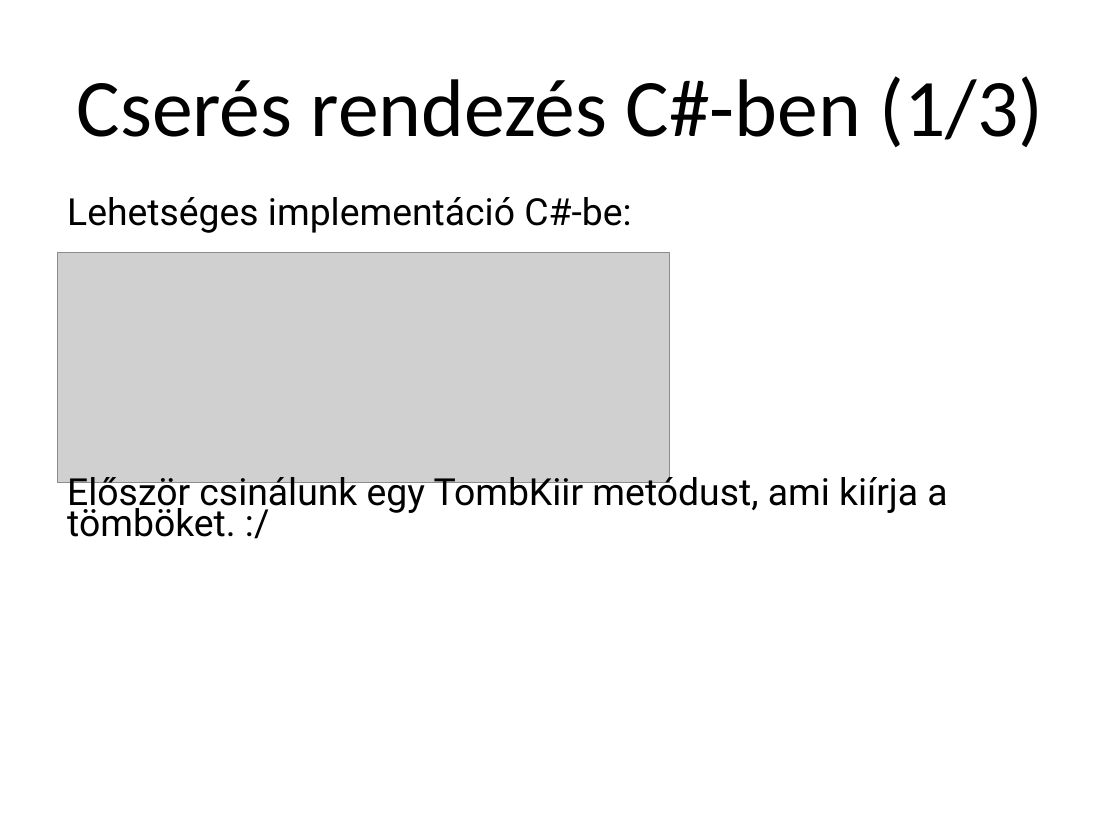
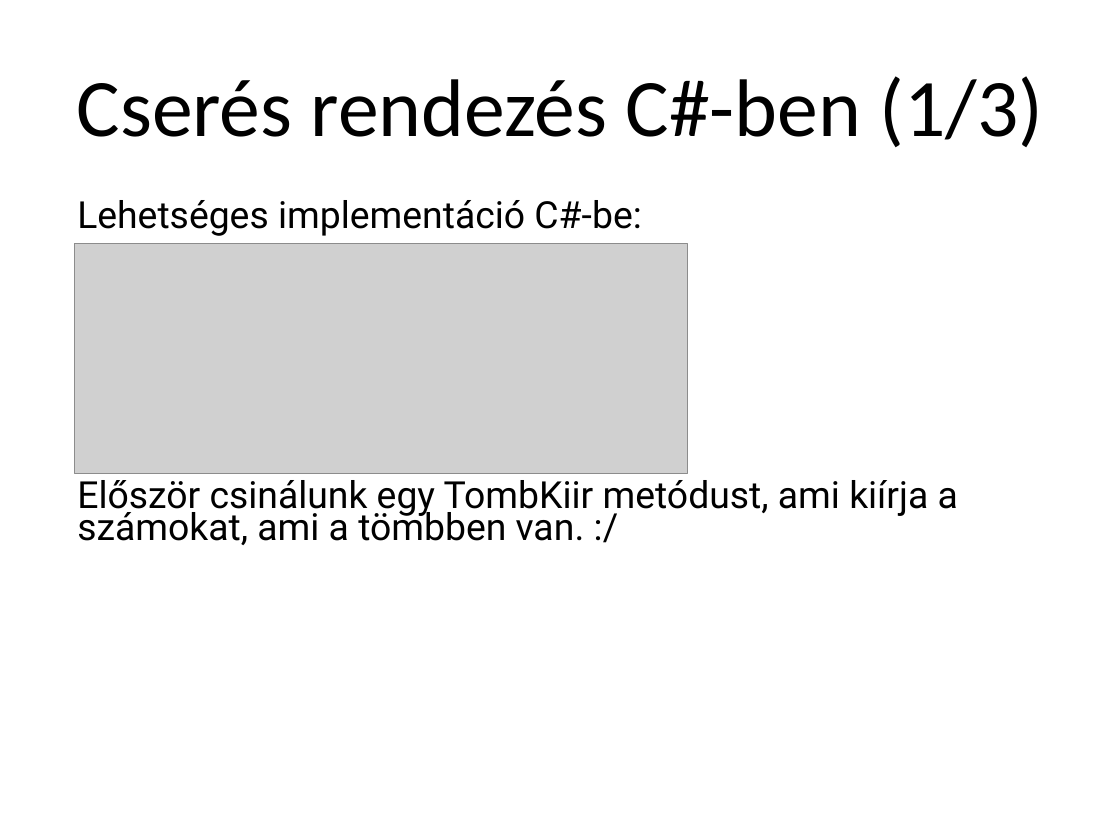
Before and after one commit to kizsi2019/KA_11D, a slide deck: slide 3 of Fuglovics Konor/PowerPoint/sort.pptx. Drawn at 1120x840 pixels with LibreOffice and Linux fonts; fonts in the diff are those of the drawing; grey boxes stand for pictures; background and template pictures are left out. Boxes give left, top, right and bottom in pixels: in the first picture for what was removed or moved away, otherwise in the second. Text is boxed around its words. In the diff, an @@ line names an element or a change of style, - is before the commit and + after.

Commit message:
ppt

```diff
--- a/Fuglovics Konor/PowerPoint/sort.pptx
+++ b/Fuglovics Konor/PowerPoint/sort.pptx
@@ text "Lehetséges implementáció C#-be:": place and size @@
-text "Lehetséges implementáció C#-be:" at [67,197,947,537]
+text "Lehetséges implementáció C#-be:" at [77,200,958,545]
@@ picture: place and size @@
-picture at [57,252,670,482]
+picture at [75,244,688,474]
@@ text at [77,480,958,545]: text changed @@
-Először csinálunk egy TombKiir metódust, ami kiírja a tömböket. :/
+Először csinálunk egy TombKiir metódust, ami kiírja a számokat, ami a tömbben van. :/
```
Also in this commit, not shown: 1 other slide changed.
